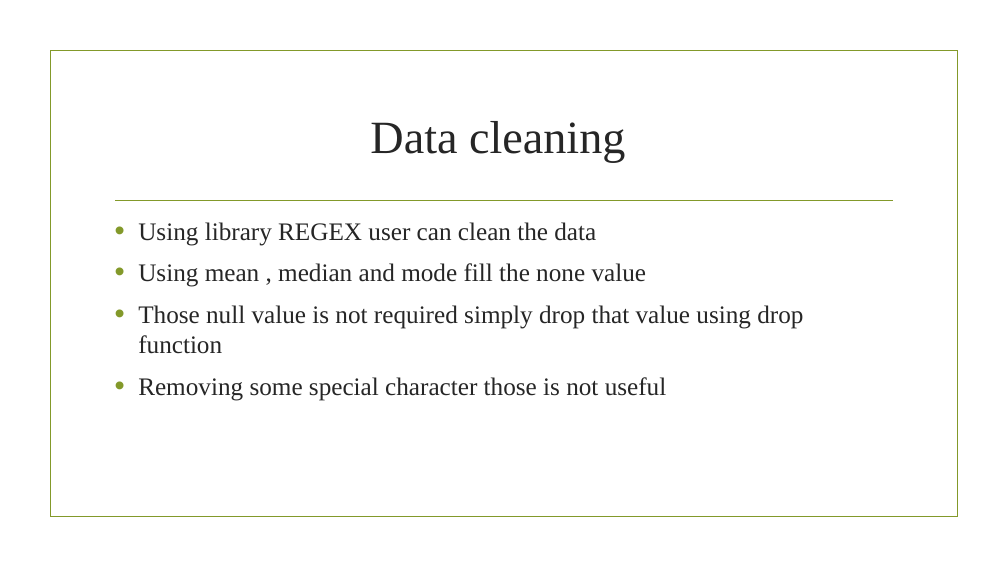
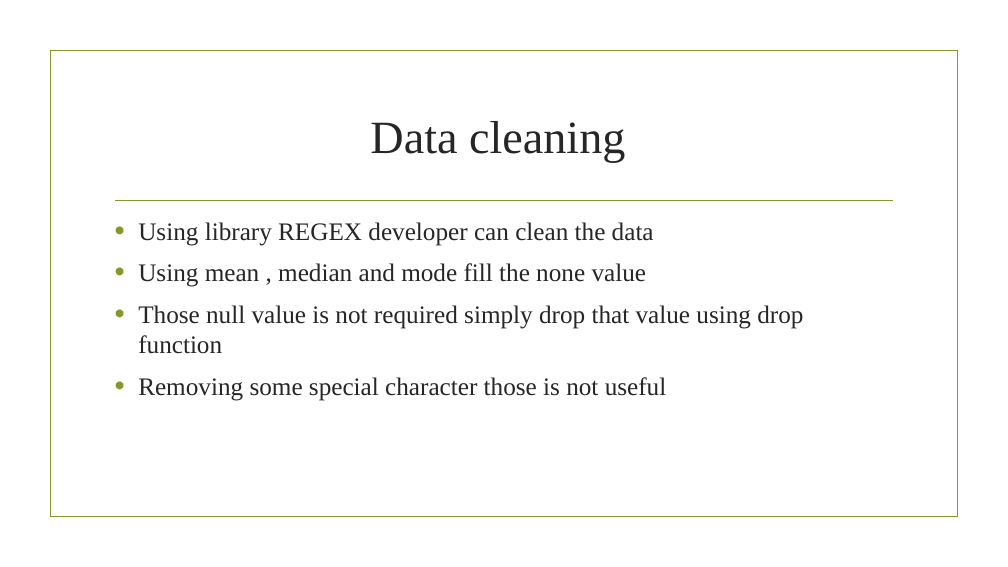
Before and after one commit to adas754/EDA, a slide deck: slide 7 of oyo1.pptx. Drawn at 1008x567 pixels with LibreOffice and Linux fonts; fonts in the diff are those of the drawing; background and template pictures are left out. Boxes give left, top, right and bottom in pixels: in the first picture for what was removed or moved away, otherwise in the second. Text is boxed around its words. In the diff, an @@ line names an element or a change of style, - is before the commit and + after.

```diff
--- a/oyo1.pptx
+++ b/oyo1.pptx
@@ text at <box>138,222,654,246</box>: text changed @@
-• Using library REGEX user can clean the data
+• Using library REGEX developer can clean the data
```
Also in this commit, not shown: 9 other slides changed, 2 other files.
